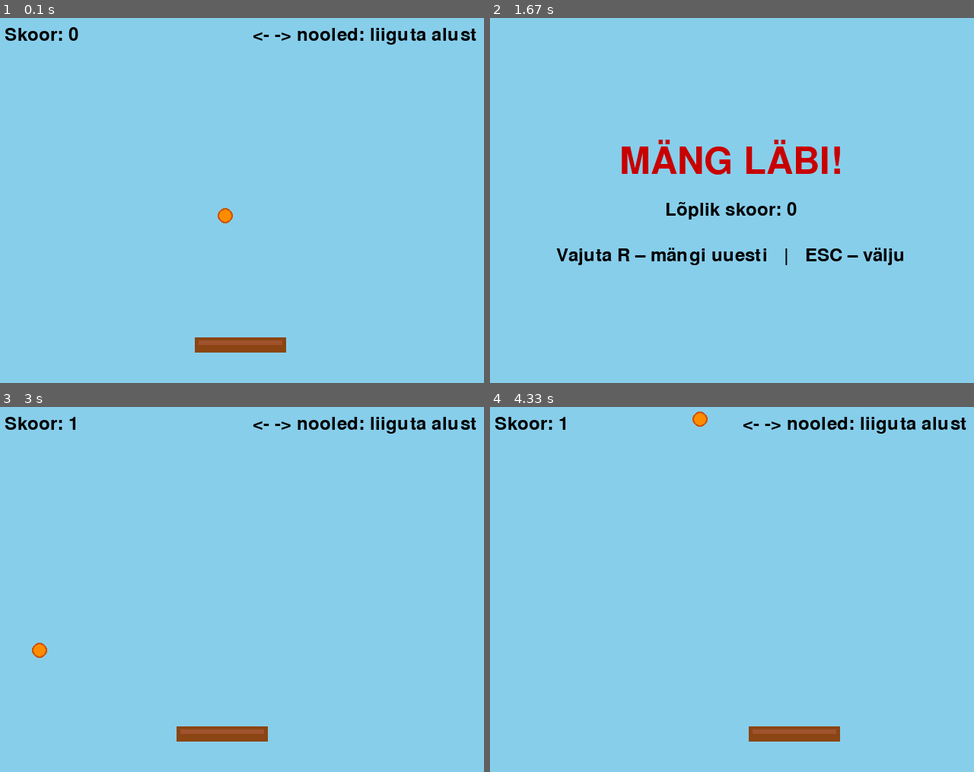
Above: before the commit, frames 1-4 (two rows, left to right).
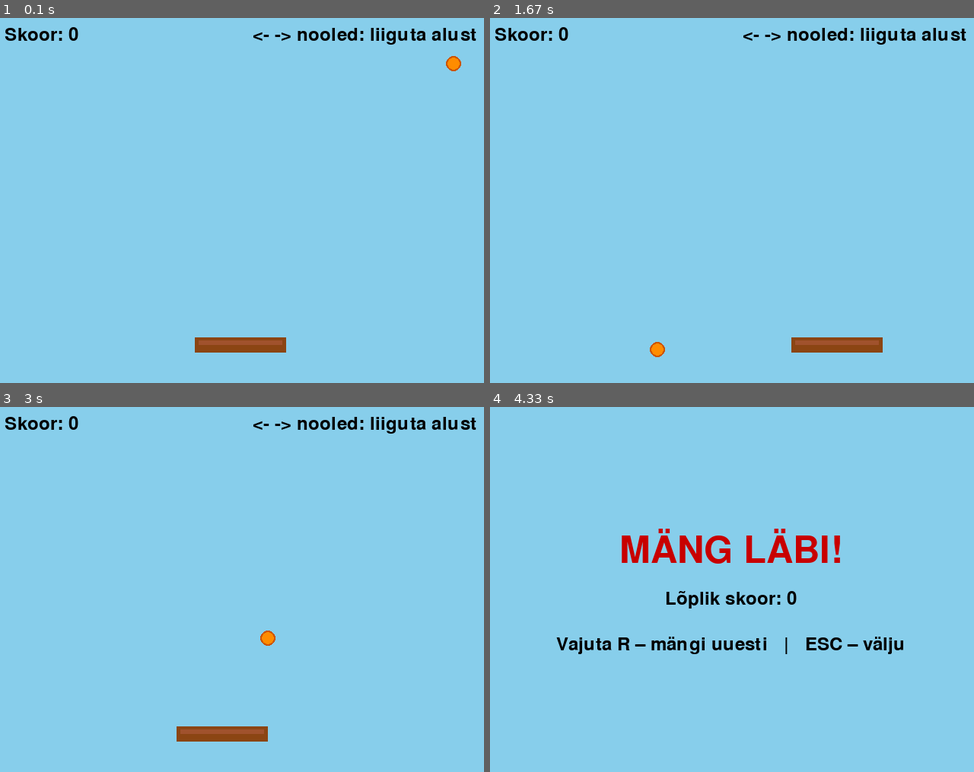
Above: after the commit, the same moments.

Repository: sTul1p/Tarkvaraarenduse-projekt
Game: pygame game, started from ping-pong täiendatud/ping-pong täiendatud.py
The game is run twice, just before and just after one commit, with the same random seed, the same clock (stepped at 60 frames per second) and the same inputs.
Inputs:
- Up to frame 1 (0.1 s): no input
- Up to frame 2 (1.67 s): hold Right 0.33-0.8 s; hold Right 0.83-1.3 s; hold Left from 1.33 s (still down)
- Up to frame 3 (3 s): release Left at 1.87 s; tap R at 1.9 s; hold Left 2.23-2.63 s; hold Right from 2.67 s (still down)
- Up to frame 4 (4.33 s): release Right at 3.3 s

The runs differ from the first frame. In frame 1, 0.2% of the frame differs, in the area x 44-96%, y 10-57%; in frame 2, 5.2%, in the area x 0-99%, y 2-93%; in frame 3, 0.3%; in frame 4, 5.1%.

Commit message:
uuendatud

Diff:
--- a/ping-pong täiendatud/ping-pong täiendatud.py
+++ b/ping-pong täiendatud/ping-pong täiendatud.py
@@ -40,7 +40,7 @@
         mixer_ok = False
 
 # Mängu muutujad
-ball = pygame.Rect(310, 230, 20, 20)
+ball = pygame.Rect(W - 30, 30, 20, 20)
 ball_dx, ball_dy = 4 * random.choice([-1, 1]), 4
 
 pad = pygame.Rect(260, 420, 120, 20)
@@ -89,7 +89,7 @@
 
 def reset_game():
     global ball, ball_dx, ball_dy, score, game_over
-    ball = pygame.Rect(310, 230, 20, 20)
+    ball = pygame.Rect(W - 30, 30, 20, 20)
     ball_dx = 4 * random.choice([-1, 1])
     ball_dy = 4
     pad.x = 260
--- a/ping-pong/ping-pong-pygame.py
+++ b/ping-pong/ping-pong-pygame.py
@@ -4,24 +4,21 @@
 
 pygame.init()
 
-# Ekraani seaded
 W, H = 640, 480
 screen = pygame.display.set_mode((W, H))
 pygame.display.set_caption("PingPong")
 
-# Värvid
 TAEVAS = (135, 206, 235)
 PRUUN = (139, 69, 19)
 HELEPRUUN = (160, 82, 45)
-ORANЗ = (255, 140, 0)
-TUMEORANЗ = (204, 85, 0)
+ORANŽ = (255, 140, 0)
+TUMEORANŽ = (204, 85, 0)
 MUST = (0, 0, 0)
 
 font = pygame.font.SysFont(None, 36)
 clock = pygame.time.Clock()
 
-# Mängu muutujad
-ball = pygame.Rect(310, 230, 20, 20)
+ball = pygame.Rect(W - 30, 30, 20, 20)
 ball_dx, ball_dy = 4 * random.choice([-1, 1]), 4
 
 pad = pygame.Rect(260, 320, 120, 20)
@@ -31,19 +28,12 @@
 
 def draw():
     screen.fill(TAEVAS)
-
-    # Skoor ülemises nurgas
     tekst = font.render(f"Skoor: {score}", True, MUST)
     screen.blit(tekst, (10, 10))
-
-    # Alus
     pygame.draw.rect(screen, PRUUN, pad)
     pygame.draw.rect(screen, HELEPRUUN, (pad.x + 5, pad.y + 4, pad.width - 10, 6))
-
-    # Pall
-    pygame.draw.circle(screen, ORANЗ, ball.center, 10)
-    pygame.draw.circle(screen, TUMEORANЗ, ball.center, 10, 2)
-
+    pygame.draw.circle(screen, ORANŽ, ball.center, 10)
+    pygame.draw.circle(screen, TUMEORANŽ, ball.center, 10, 2)
     pygame.display.flip()
 
 running = True
@@ -54,34 +44,44 @@
         if event.type == pygame.QUIT:
             running = False
 
-    # Pall liigub
     ball.x += ball_dx
     ball.y += ball_dy
 
-    # Põrkub vasakult/paremalt seinalt
-    if ball.left <= 0 or ball.right >= W:
-        ball_dx *= -1
+    if ball.left <= 0:
+        ball.left = 0
+        ball_dx = abs(ball_dx)
 
-    # Põrkub ülemisest seinast
+    if ball.right >= W:
+        ball.right = W
+        ball_dx = -abs(ball_dx)
+
     if ball.top <= 0:
-        ball_dy *= -1
+        ball.top = 0
+        ball_dy = abs(ball_dy)
 
-    # Kokkupõrge alusega (ainult kui pall langeb alla)
-    if ball_dy > 0 and ball.colliderect(pad):
-        ball_dy *= -1
-        score += 1  # positiivne punkt
+    # Alumine sein: -1 punkt ja põrkab tagasi
+    if ball.bottom >= H:
+        ball.bottom = H
+        ball_dy = -abs(ball_dy)
+        score -= 1
 
-    # Pall kukkus alla
-    if ball.top > H:
-        score -= 1  # negatiivne punkt
-        ball.center = (W // 2, 100)
-        ball_dx = 4 * random.choice([-1, 1])
-        ball_dy = 4
+    # Kokkupõrge alusega: +1 punkt
+    if ball.colliderect(pad):
+        if ball_dy > 0:
+            ball.bottom = pad.top
+            ball_dy = -abs(ball_dy)
+        elif ball_dy < 0:
+            ball.top = pad.bottom
+            ball_dy = abs(ball_dy)
+        score += 1
 
-    # Alus liigub edasi-tagasi
     pad.x += pad_dx
-    if pad.left <= 0 or pad.right >= W:
-        pad_dx *= -1
+    if pad.left < 0:
+        pad.left = 0
+        pad_dx = abs(pad_dx)
+    elif pad.right > W:
+        pad.right = W
+        pad_dx = -abs(pad_dx)
 
     draw()
 
